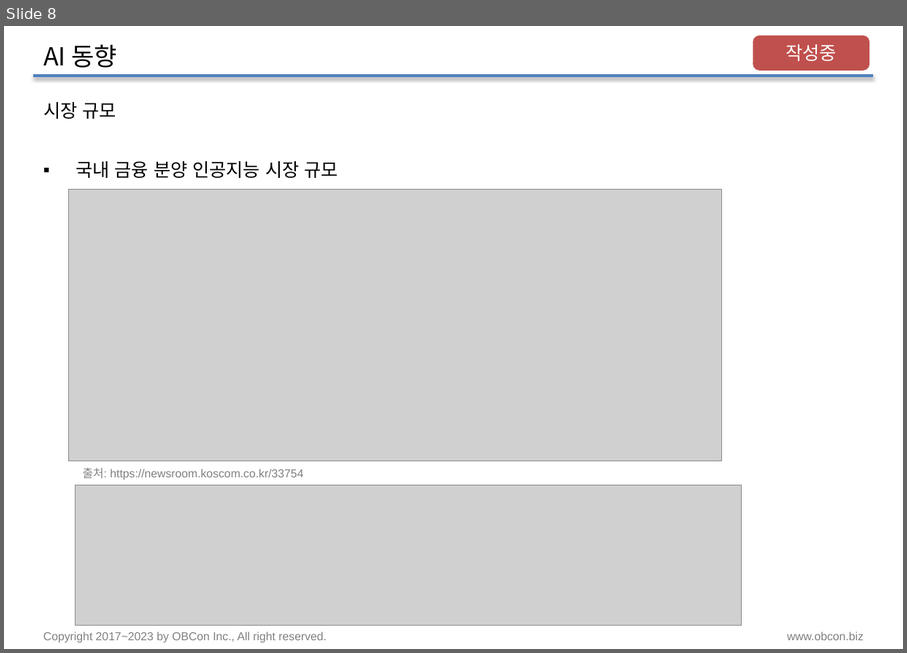
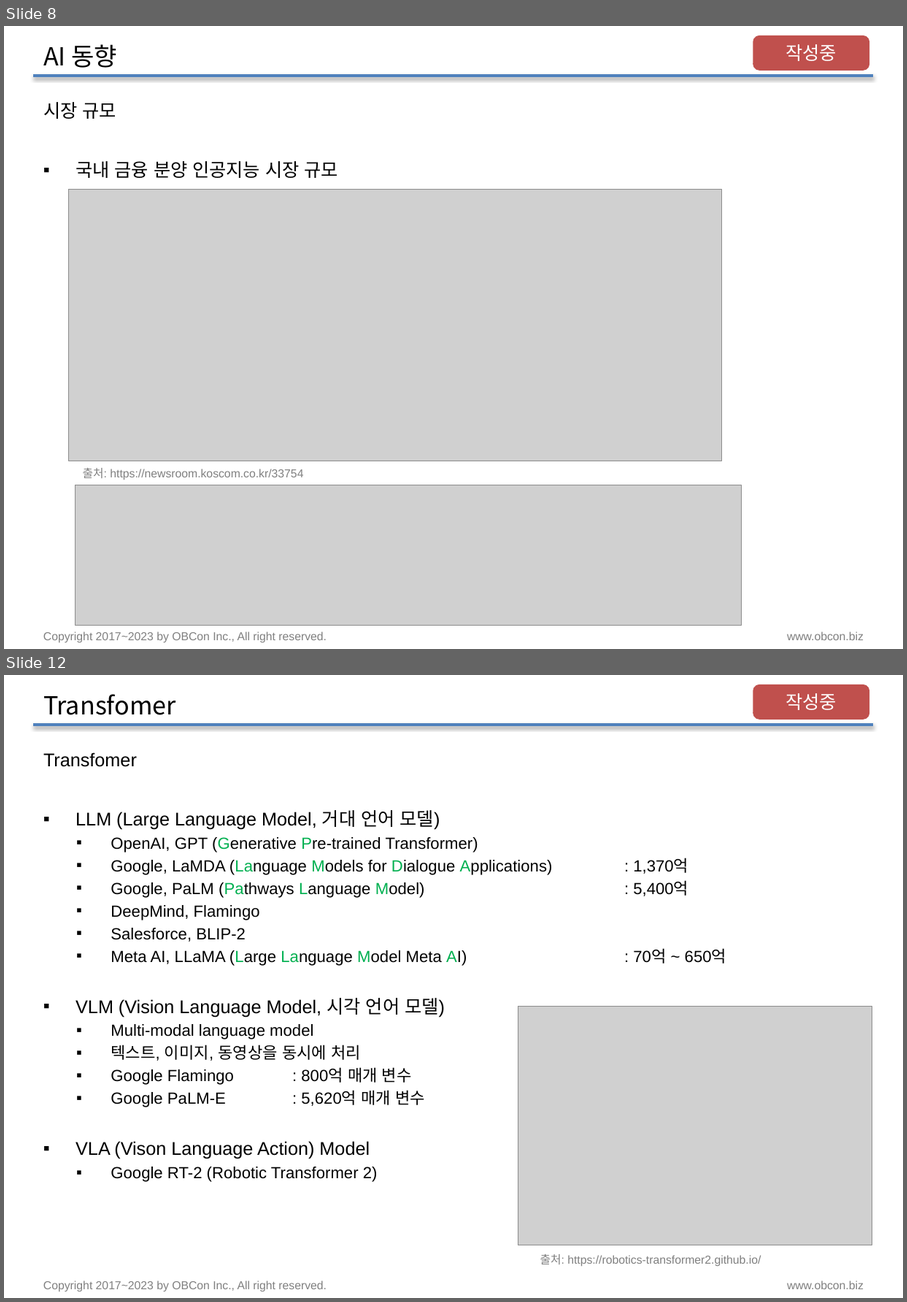
Before and after one commit to pnuskgh/EFriendExpert, a slide deck: laboratory/pnuskgh/docs/Deep_Learning_002.pptx. Shown one above the other, each under a label of ours: slide 8 before the commit, slides 8 and 12 after it; the slides between them are not shown. The pictures are 907x653 and 907x1302 pixels, drawn with LibreOffice and Linux fonts; fonts in the diff are those of the drawing; grey boxes stand for pictures. Boxes give left, top, right and bottom in pixels: in the first picture for what was removed or moved away, otherwise in the second. Text is boxed around its words. In the diff, an @@ line names an element or a change of style, - is before the commit and + after.

```diff
--- a/laboratory/pnuskgh/docs/Deep_Learning_002.pptx
+++ b/laboratory/pnuskgh/docs/Deep_Learning_002.pptx
@@ slide 12 added at bbox=[4, 675, 903, 1298], background #FFFFFF; not listed: 3 template elements that a slide beside it also shows @@
@@ title added at bbox=[43, 694, 176, 715], 21.6 pt, text #000000 @@
+Transfomer
@@ rounded rectangle added at bbox=[754, 686, 869, 718], fill #C0504D, outline #C0504D 2 pt, 16 pt, text #FFFFFF @@
+작성중
@@ text added at bbox=[43, 752, 137, 767], 16 pt, text #000000 @@
+Transfomer
@@ text added at bbox=[76, 810, 553, 1182], 14 pt, text #000000 @@
+▪ LLM (Large Language Model, 거대 언어 모델)
+  ▪ OpenAI, GPT (Generative Pre-trained Transformer)
+  ▪ Google, LaMDA (Language Models for Dialogue Applications) : 1,370억
+  ▪ Google, PaLM (Pathways Language Model) : 5,400억
+  ▪ DeepMind, Flamingo
+  ▪ Salesforce, BLIP-2
+  ▪ Meta AI, LLaMA (Large Language Model Meta AI) : 70억 ~ 650억
+▪ VLM (Vision Language Model, 시각 언어 모델)
+  ▪ Multi-modal language model
+  ▪ 텍스트, 이미지, 동영상을 동시에 처리
+  ▪ Google Flamingo : 800억 매개 변수
+  ▪ Google PaLM-E : 5,620억 매개 변수
+▪ VLA (Vison Language Action) Model
+  ▪ Google RT-2 (Robotic Transformer 2)
@@ picture added at bbox=[518, 1006, 872, 1246] @@
@@ text added at bbox=[541, 1254, 761, 1266], 10 pt, text #808080 @@
+출처: https://robotics-transformer2.github.io/
```
Also in this commit, not shown: 4 slides changed, 8 other slides added, 24 slides removed, 7 other files.
